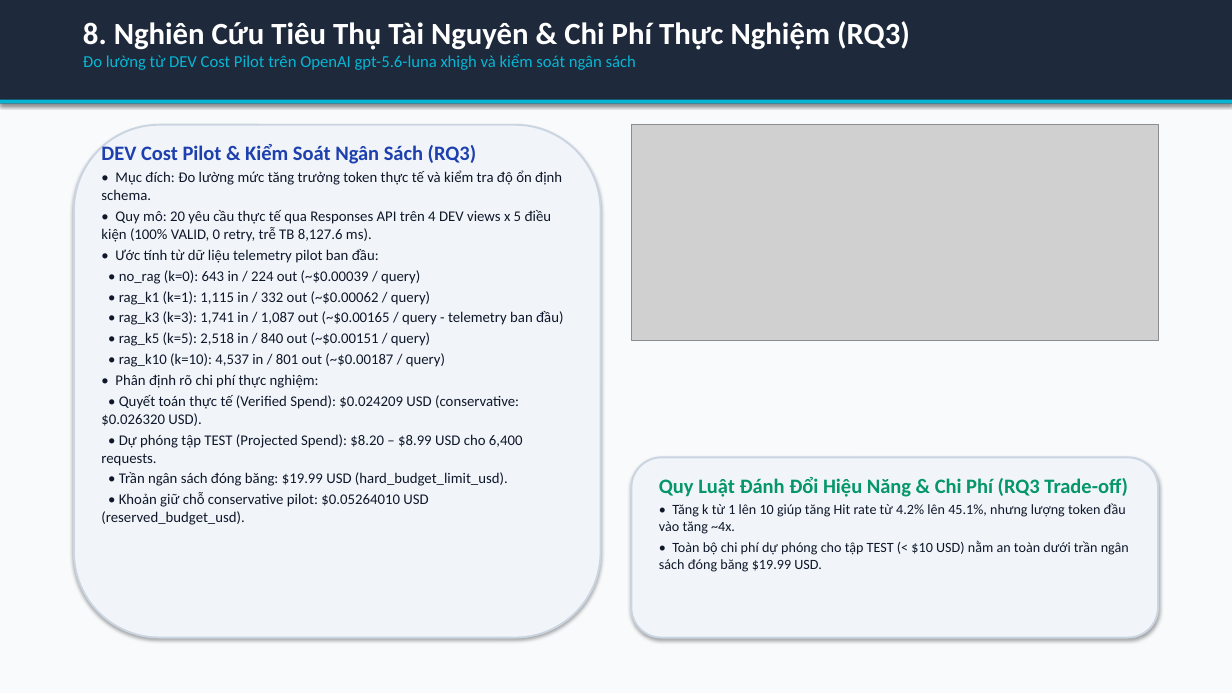
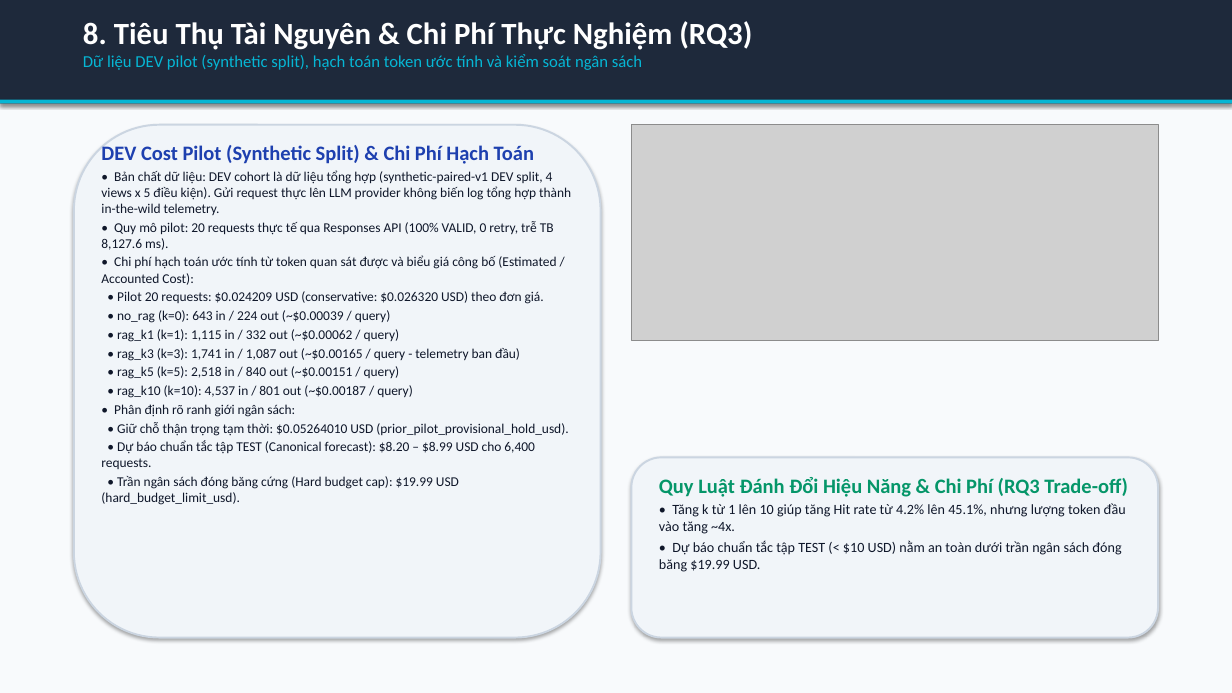
Before and after one commit to habachcp6/RAG2ATTCK, a slide deck: slide 9 of docs/presentation/slides.pptx. Drawn at 1232x693 pixels with LibreOffice and Linux fonts; fonts in the diff are those of the drawing; grey boxes stand for pictures. Boxes give left, top, right and bottom in pixels: in the first picture for what was removed or moved away, otherwise in the second. Text is boxed around its words. In the diff, an @@ line names an element or a change of style, - is before the commit and + after.

Commit message:
fix(presentation): implement CD_FACTUAL_R2 adjustments for cost terminology, guard scope, and protocol labels

```diff
--- a/docs/presentation/slides.pptx
+++ b/docs/presentation/slides.pptx
@@ text at box(83, 21, 752, 70): text changed @@
-8. Nghiên Cứu Tiêu Thụ Tài Nguyên & Chi Phí Thực Nghiệm (RQ3)
-Đo lường từ DEV Cost Pilot trên OpenAI gpt-5.6-luna xhigh và kiểm soát ngân sách
+8. Tiêu Thụ Tài Nguyên & Chi Phí Thực Nghiệm (RQ3)
+Dữ liệu DEV pilot (synthetic split), hạch toán token ước tính và kiểm soát ngân sách
@@ text at box(101, 145, 571, 304): text changed; size 11.5 to 10.5 pt @@
-DEV Cost Pilot & Kiểm Soát Ngân Sách (RQ3)
-• Mục đích: Đo lường mức tăng trưởng token thực tế và kiểm tra độ ổn định schema.
-• Quy mô: 20 yêu cầu thực tế qua Responses API trên 4 DEV views x 5 điều kiện (100% VALID, 0 retry, trễ TB 8,127.6 ms).
-• Ước tính từ dữ liệu telemetry pilot ban đầu:
+DEV Cost Pilot (Synthetic Split) & Chi Phí Hạch Toán
+• Bản chất dữ liệu: DEV cohort là dữ liệu tổng hợp (synthetic-paired-v1 DEV split, 4 views x 5 điều kiện). Gửi request thực lên LLM provider không biến log tổng hợp thành in-the-wild telemetry.
+• Quy mô pilot: 20 requests thực tế qua Responses API (100% VALID, 0 retry, trễ TB 8,127.6 ms).
+• Chi phí hạch toán ước tính từ token quan sát được và biểu giá công bố (Estimated / Accounted Cost):
+• Pilot 20 requests: $0.024209 USD (conservative: $0.026320 USD) theo đơn giá.
@@ text at box(117, 310, 520, 398): size 11.5 to 10.5 pt in "• no_rag (k=0): 643 in / 224 ...", "• rag_k1 (k=1): 1,115 in / 332 ...", "• rag_k3 (k=3): 1,741 in / 1,087 ...", "• rag_k5 (k=5): 2,518 in / 840 ..." and 1 more places @@
@@ text at box(101, 404, 568, 505): text changed; size 11.5 to 10.5 pt @@
-• Phân định rõ chi phí thực nghiệm:
-• Quyết toán thực tế (Verified Spend): $0.024209 USD (conservative: $0.026320 USD).
-• Dự phóng tập TEST (Projected Spend): $8.20 – $8.99 USD cho 6,400 requests.
-• Trần ngân sách đóng băng: $19.99 USD (hard_budget_limit_usd).
-• Khoản giữ chỗ conservative pilot: $0.05264010 USD (reserved_budget_usd).
+• Phân định rõ ranh giới ngân sách:
+• Giữ chỗ thận trọng tạm thời: $0.05264010 USD (prior_pilot_provisional_hold_usd).
+• Dự báo chuẩn tắc tập TEST (Canonical forecast): $8.20 – $8.99 USD cho 6,400 requests.
+• Trần ngân sách đóng băng cứng (Hard budget cap): $19.99 USD (hard_budget_limit_usd).
@@ text at box(659, 540, 1121, 572): text changed @@
-• Toàn bộ chi phí dự phóng cho tập TEST (< $10 USD) nằm an toàn dưới trần ngân sách đóng băng $19.99 USD.
+• Dự báo chuẩn tắc tập TEST (< $10 USD) nằm an toàn dưới trần ngân sách đóng băng $19.99 USD.
```
Also in this commit, not shown: 8 other slides changed, 7 other files.
